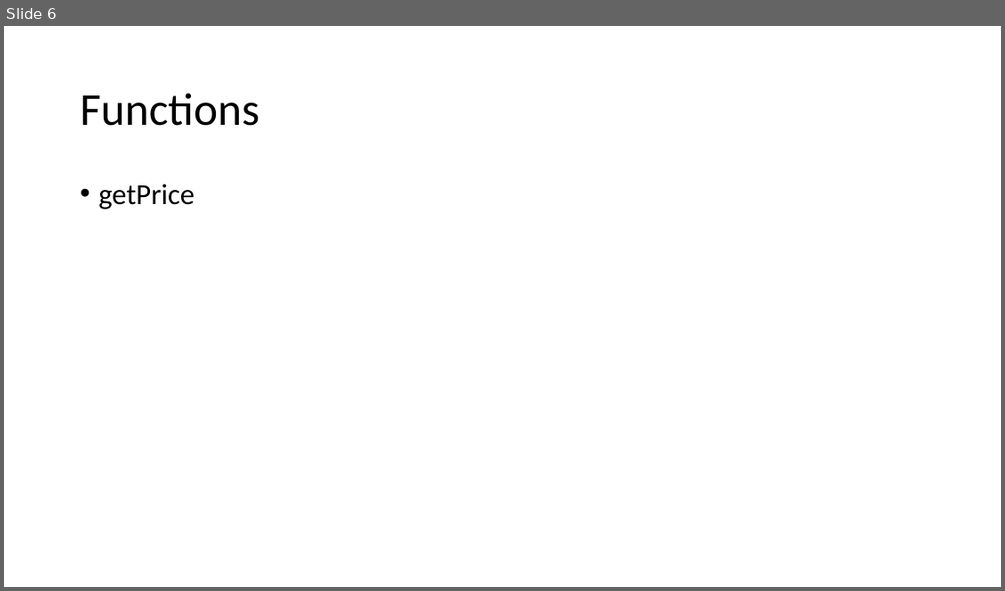
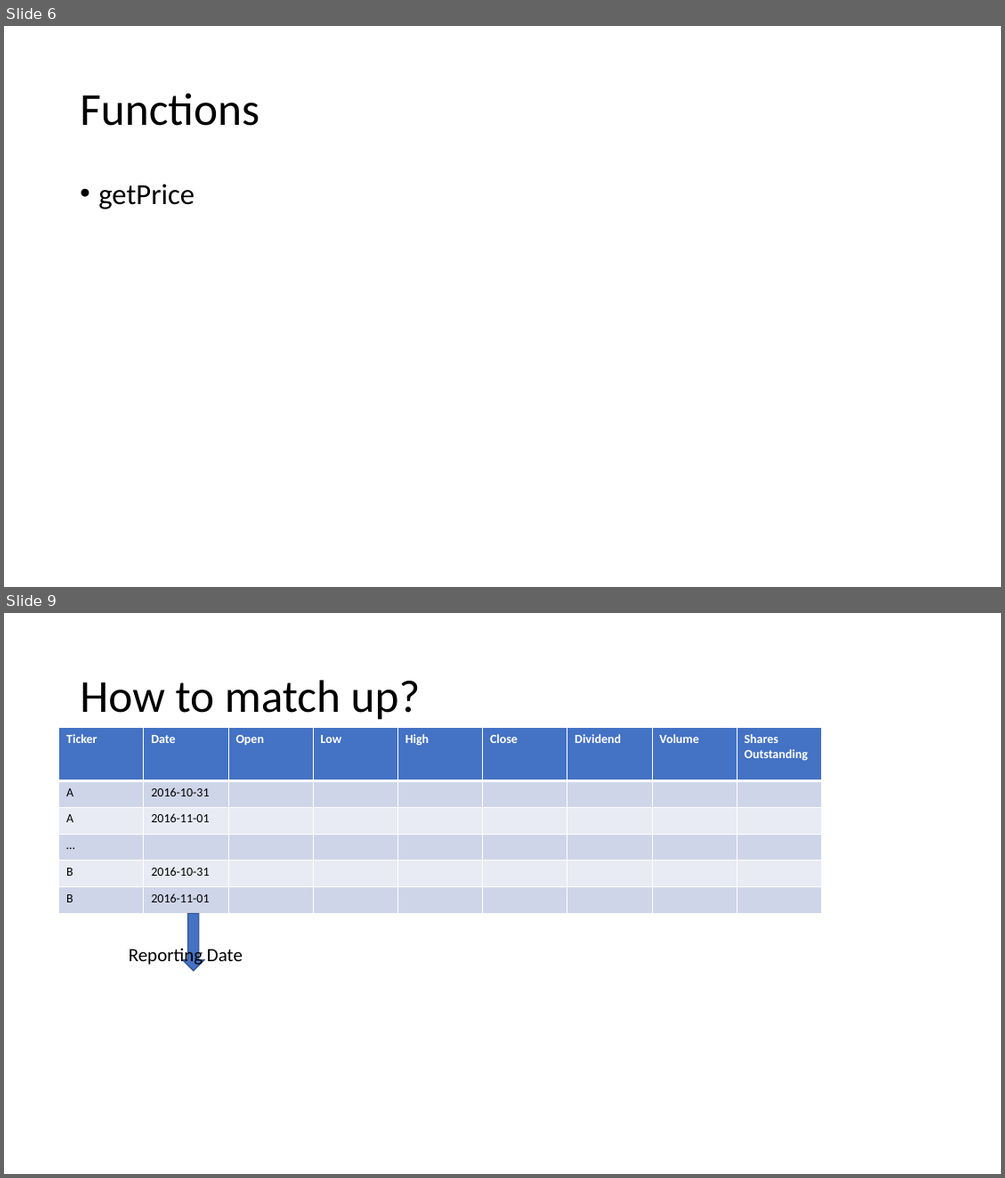
Before and after one commit to ethan-eplee/PortfolioThatBeatsTheMarket, a slide deck: Building a portfolio that beats the market.pptx. Shown one above the other, each under a label of ours: slide 6 before the commit, slides 6 and 9 after it; the slides between them are not shown. The pictures are 1005x591 and 1005x1178 pixels, drawn with LibreOffice and Linux fonts; fonts in the diff are those of the drawing. Boxes give left, top, right and bottom in pixels: in the first picture for what was removed or moved away, otherwise in the second. Text is boxed around its words. In the diff, an @@ line names an element or a change of style, - is before the commit and + after.

```diff
--- a/Building a portfolio that beats the market.pptx
+++ b/Building a portfolio that beats the market.pptx
@@ slide 9 added at (x1=4, y1=613, x2=1001, y2=1174), background #FFFFFF @@
@@ title added at (x1=80, y1=680, x2=421, y2=720), 44 pt, text #000000 @@
+How to match up?
@@ table added at (x1=59, y1=728, x2=820, y2=913), 6 rows, 9 columns @@
+Ticker | Date | Open | Low | High | Close | Dividend | Volume | Shares Outstanding
+A | 2016-10-31 |  |  |  |  |  |  | 
+A | 2016-11-01 |  |  |  |  |  |  | 
+… |  |  |  |  |  |  |  | 
+B | 2016-10-31 |  |  |  |  |  |  | 
+B | 2016-11-01 |  |  |  |  |  |  | 
@@ down arrow added at (x1=183, y1=914, x2=204, y2=971), fill #4472C4, outline #325491 1 pt @@
@@ text added at (x1=129, y1=945, x2=243, y2=966), 18 pt, text #000000 @@
+Reporting Date
```
Also in this commit, not shown: 2 slides changed, 6 other slides added, 16 other files.
